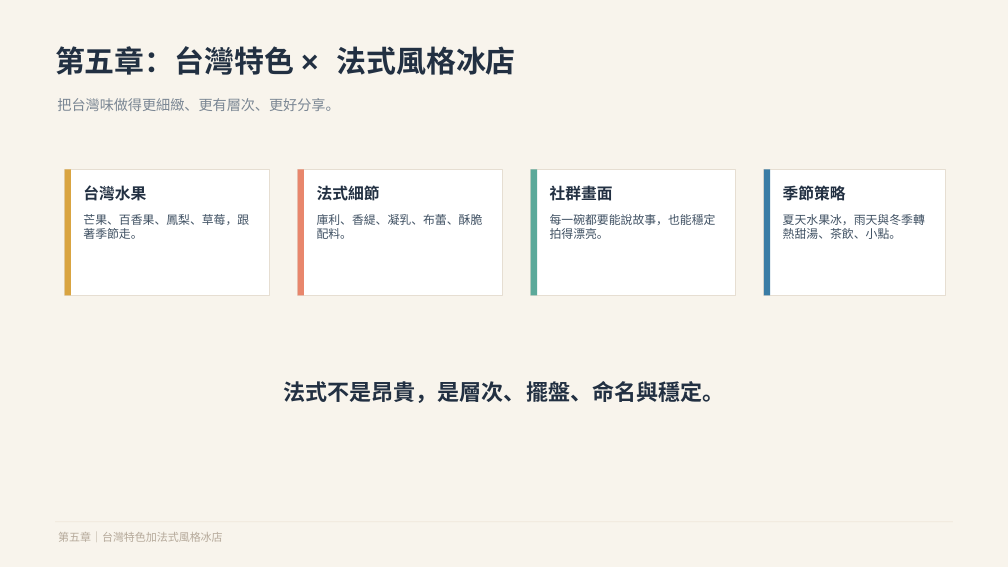
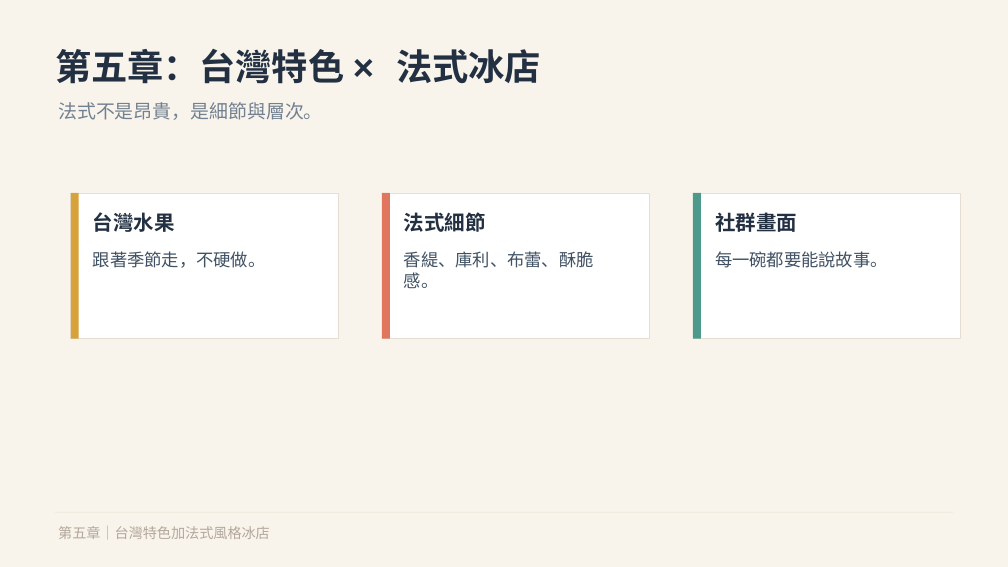
Before and after one commit to davidivy/20260601-new, a slide deck: slide 11 of 微型餐飲創業教學簡報_葉佳山.pptx. Drawn at 1008x567 pixels with LibreOffice and Linux fonts; fonts in the diff are those of the drawing. Boxes give left, top, right and bottom in pixels: in the first picture for what was removed or moved away, otherwise in the second. Text is boxed around its words. In the diff, an @@ line names an element or a change of style, - is before the commit and + after.

```diff
--- a/微型餐飲創業教學簡報_葉佳山.pptx
+++ b/微型餐飲創業教學簡報_葉佳山.pptx
@@ text at (55,49,541,84): text changed; size 28.5 to 34.5 pt @@
-第五章：台灣特色 × 法式風格冰店
+第五章：台灣特色 × 法式冰店
@@ text at (58,102,323,120): text changed; size 13.5 to 18 pt; text colour #7B8794 to #728090 @@
-把台灣味做得更細緻、更有層次、更好分享。
+法式不是昂貴，是細節與層次。
@@ rectangle removed at (764,169,945,296) @@
@@ rectangle removed at (764,169,770,296) @@
@@ rectangle: place and size @@
-rectangle at (64,169,269,296)
+rectangle at (71,193,339,339)
@@ rectangle: place and size @@
-rectangle at (64,169,70,296)
+rectangle at (71,193,79,339)
@@ rectangle at (71,193,79,339): fill #D9A441 to #D8A23B @@
@@ rectangle: place and size @@
-rectangle at (298,169,503,296)
+rectangle at (382,193,650,339)
@@ rectangle: place and size @@
-rectangle at (298,169,304,296)
+rectangle at (382,193,389,339)
@@ rectangle at (382,193,389,339): fill #E8866C to #E1765E @@
@@ rectangle: place and size @@
-rectangle at (531,169,736,296)
+rectangle at (693,193,961,339)
@@ rectangle: place and size @@
-rectangle at (531,169,537,296)
+rectangle at (693,193,701,339)
@@ rectangle at (693,193,701,339): fill #5BA99A to #4D9A8C @@
@@ text removed at (783,185,846,201) @@
-季節策略
@@ text "台灣水果": place and size @@
-text "台灣水果" at (83,185,146,201)
+text "台灣水果" at (93,212,175,232)
@@ text "法式細節": place and size @@
-text "法式細節" at (317,185,380,201)
+text "法式細節" at (404,212,486,232)
@@ size 15 to 19.5 pt in 3 elements at (93,212,175,232), (404,212,486,232), (715,212,797,232) @@
@@ text "社群畫面": place and size @@
-text "社群畫面" at (550,185,613,201)
+text "社群畫面" at (715,212,797,232)
@@ text removed at (783,214,925,239) @@
-夏天水果冰，雨天與冬季轉熱甜湯、茶飲、小點。
@@ text at (93,251,266,268): text changed; size 11.2 to 16.5 pt @@
-芒果、百香果、鳳梨、草莓，跟著季節走。
+跟著季節走，不硬做。
@@ text at (404,251,594,288): text changed; size 11.2 to 16.5 pt @@
-庫利、香緹、凝乳、布蕾、酥脆配料。
+香緹、庫利、布蕾、酥脆感。
@@ text at (715,251,888,268): text changed; size 11.2 to 16.5 pt @@
-每一碗都要能說故事，也能穩定拍得漂亮。
+每一碗都要能說故事。
@@ text removed at (283,381,724,403) @@
-法式不是昂貴，是層次、擺盤、命名與穩定。
@@ text "第五章｜台灣特色加法式風格冰店" at (58,526,270,539): size 10.5 to 13.5 pt, text colour #B5A99A to #B3A79B @@
```
Also in this commit, not shown: 13 other slides changed, 1 slide added, 2 slides removed, 1 other file.
